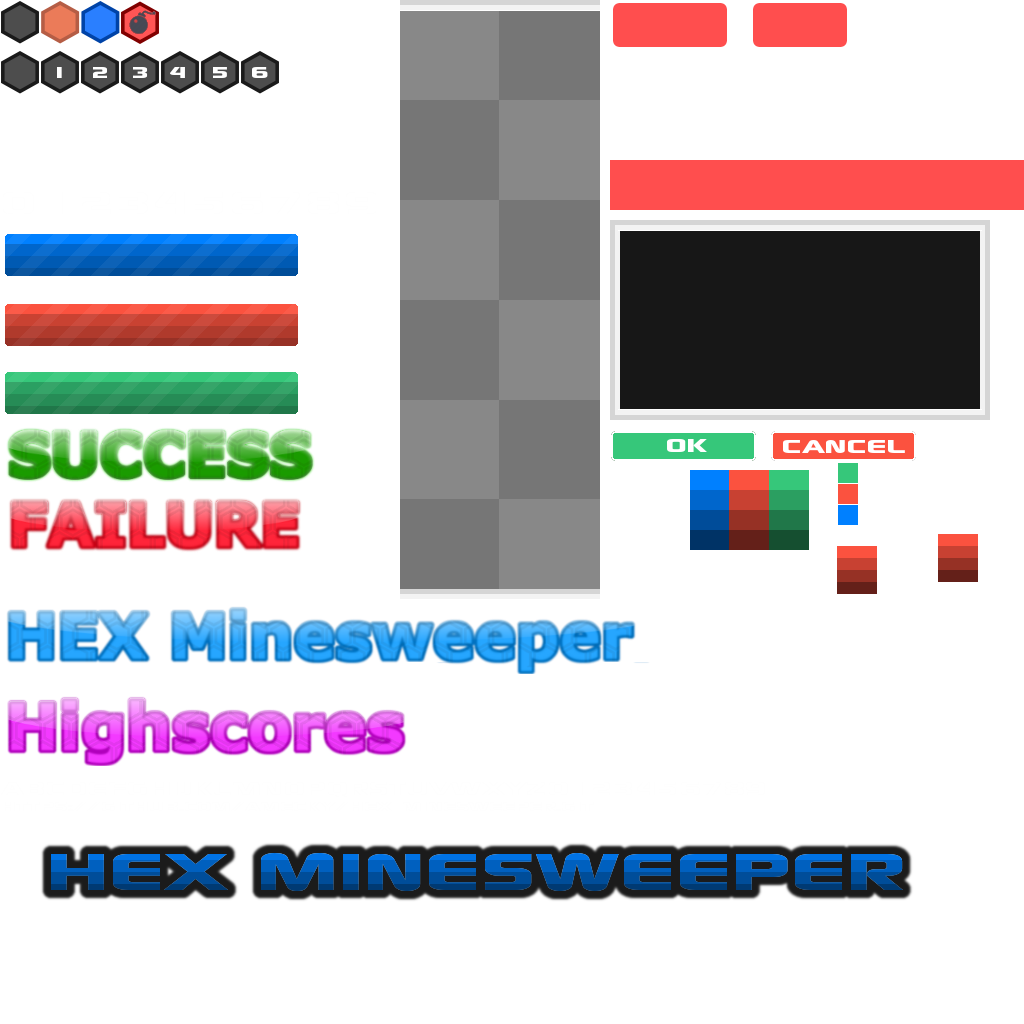
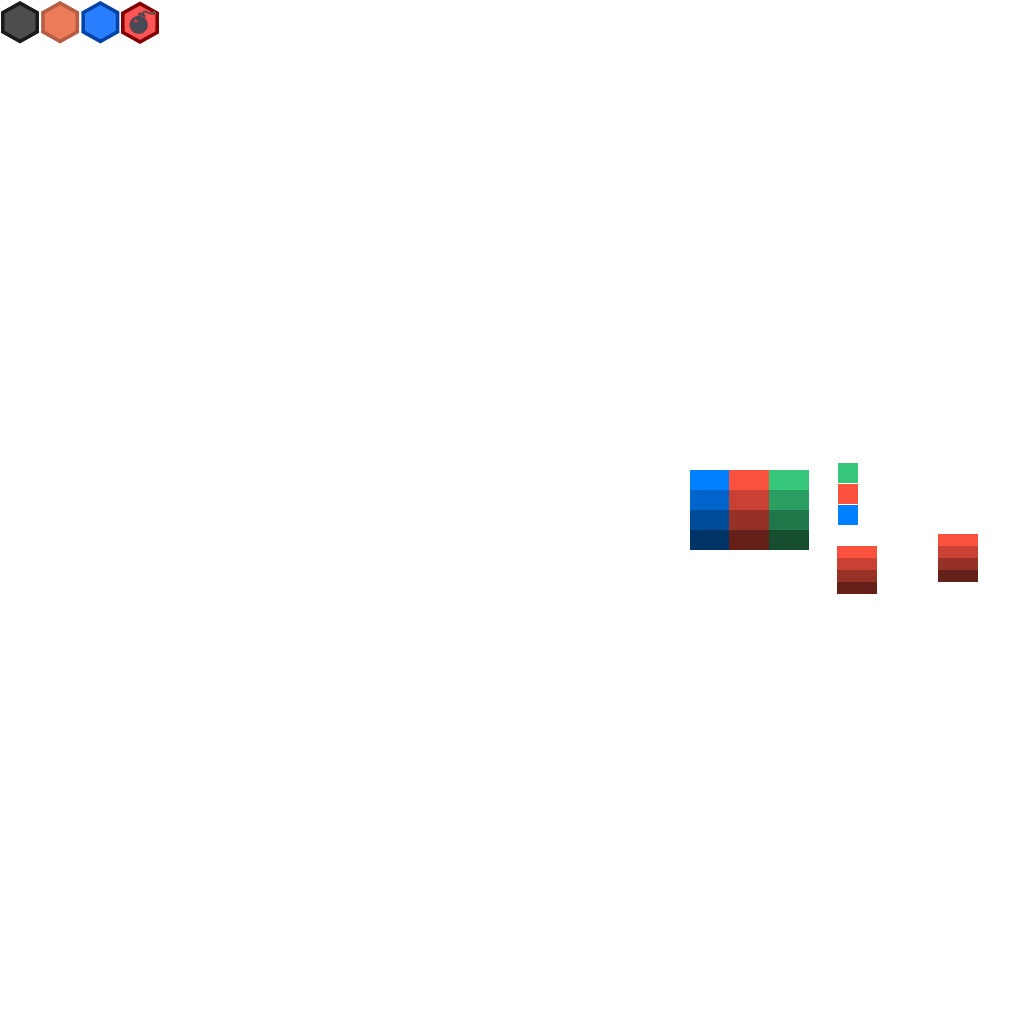
Layered file, before and after one edit (1024 x 1024). Changes by layer:
removed layer "Ebene #11" (was 10%) over <box>51,853,902,860</box>
removed layer "Ebene #8" (was 25%) over <box>51,860,903,872</box>
removed layer "Ebene #7" (was 40%) over <box>51,872,901,884</box>
removed layer "Ebene #1" (was 55%) over <box>51,884,903,891</box>
removed layer "HEX Minesweeper" over <box>51,853,903,891</box>
removed layer "Ebene #13" over <box>40,842,913,902</box>
removed layer "OK CANCEL" over <box>667,439,905,453</box>
removed layer "Ebene #9" (was 5%) over <box>5,234,298,414</box>
removed layer "Ebene #6" over <box>5,234,298,414</box>
removed layer "Ebene #3" over <box>5,244,298,414</box>
painted on "Ebene #19" over <box>1,0,1024,766</box>
